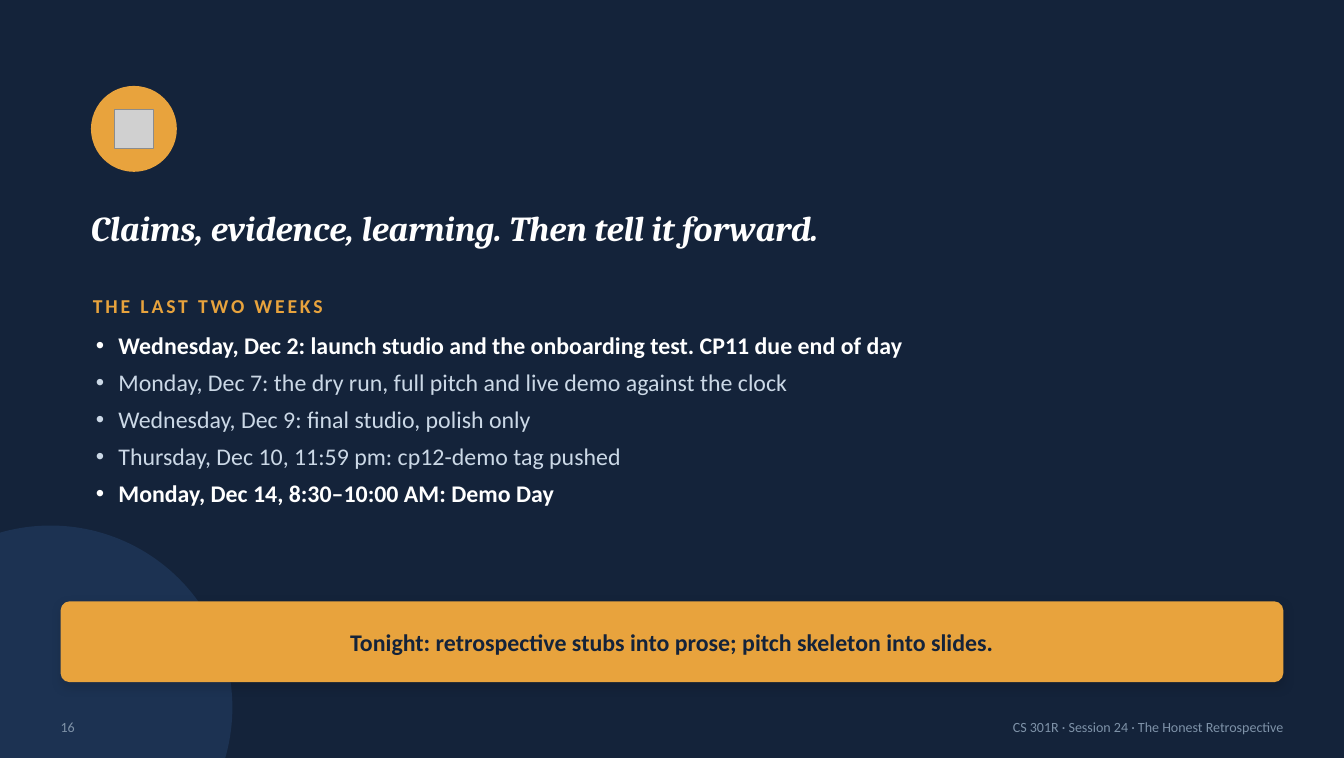
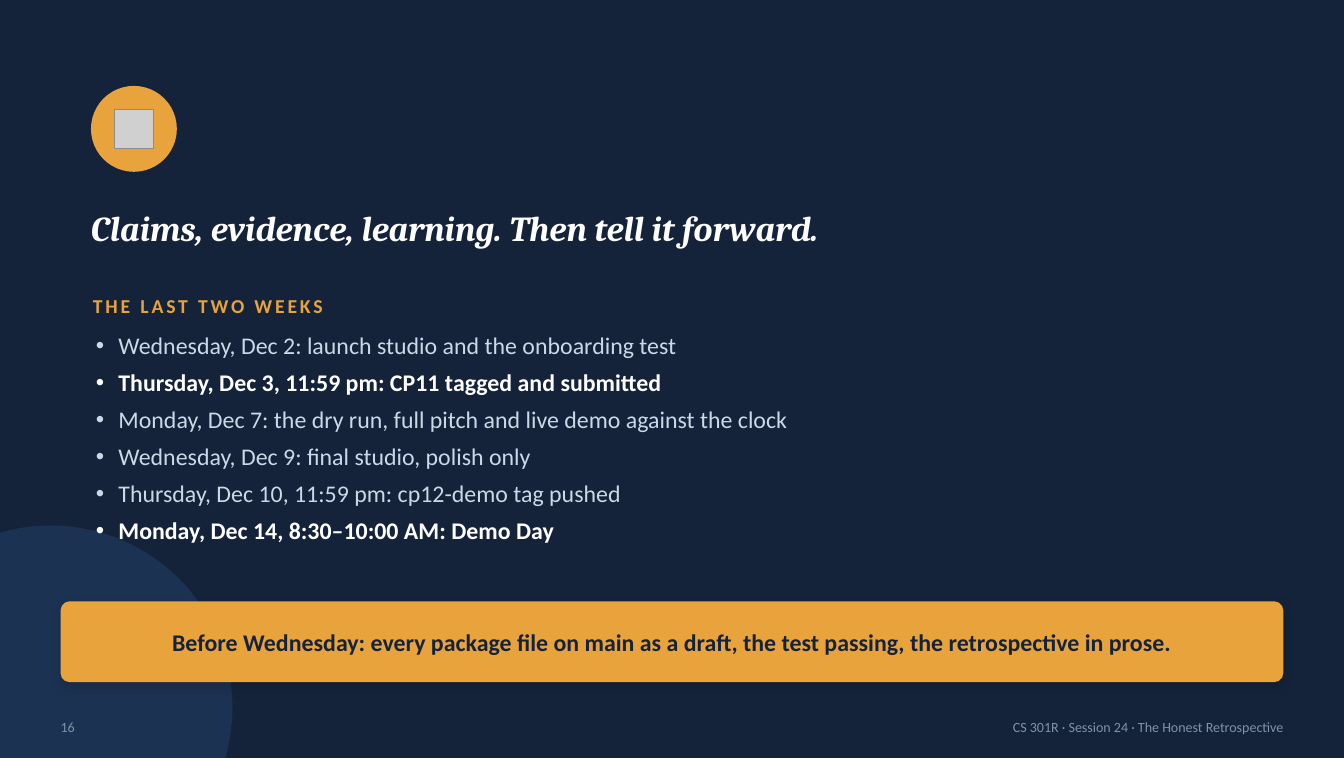
Before and after one commit to BYU-CS-Course-Ops/CS380, a slide deck: slide 16 of canvas_material/lectures/powerpoint/Session24-HonestRetrospective.pptx. Drawn at 1344x758 pixels with LibreOffice and Linux fonts; fonts in the diff are those of the drawing; grey boxes stand for pictures. Boxes give left, top, right and bottom in pixels: in the first picture for what was removed or moved away, otherwise in the second. Text is boxed around its words. In the diff, an @@ line names an element or a change of style, - is before the commit and + after.

```diff
--- a/canvas_material/lectures/powerpoint/Session24-HonestRetrospective.pptx
+++ b/canvas_material/lectures/powerpoint/Session24-HonestRetrospective.pptx
@@ text at box(118, 337, 676, 395): text changed; text colour #FFFFFF to #CBD8E6; bold off @@
-• Wednesday, Dec 2: launch studio and the onboarding test. CP11 due end of day
+• Wednesday, Dec 2: launch studio and the onboarding test
+• Thursday, Dec 3, 11:59 pm: CP11 tagged and submitted
@@ text at box(172, 634, 1171, 655): text changed @@
-Tonight: retrospective stubs into prose; pitch skeleton into slides.
+Before Wednesday: every package file on main as a draft, the test passing, the retrospective in prose.
```
Also in this commit, not shown: 28 other files.
